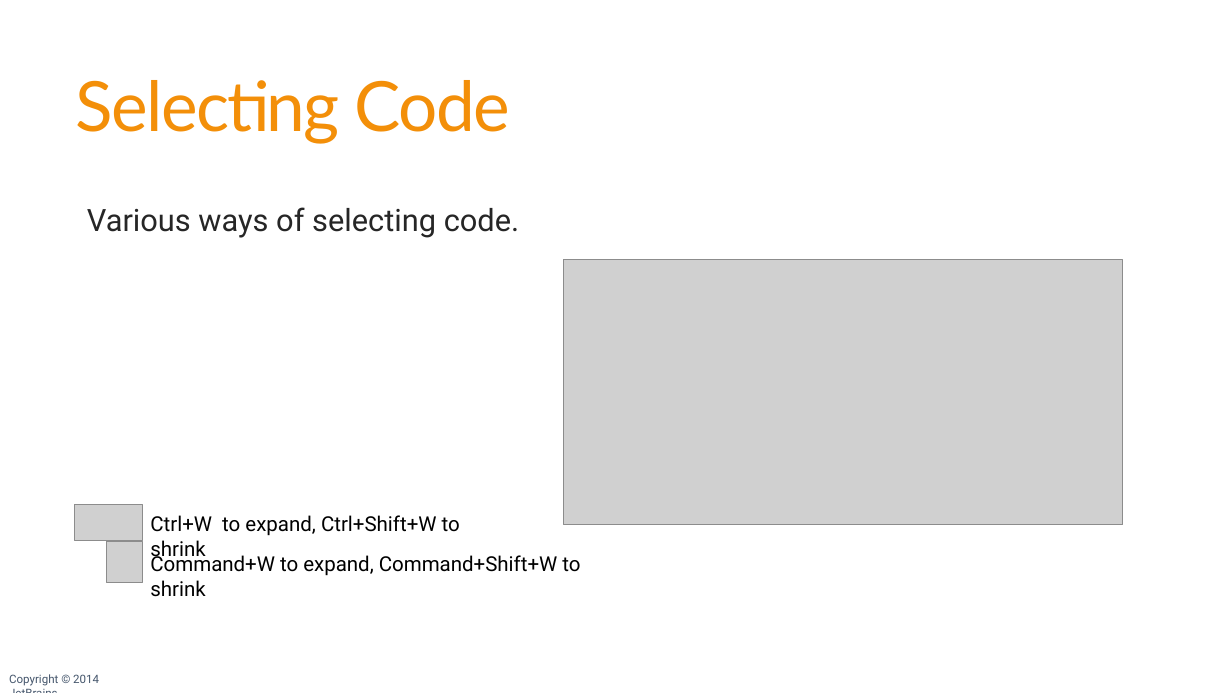
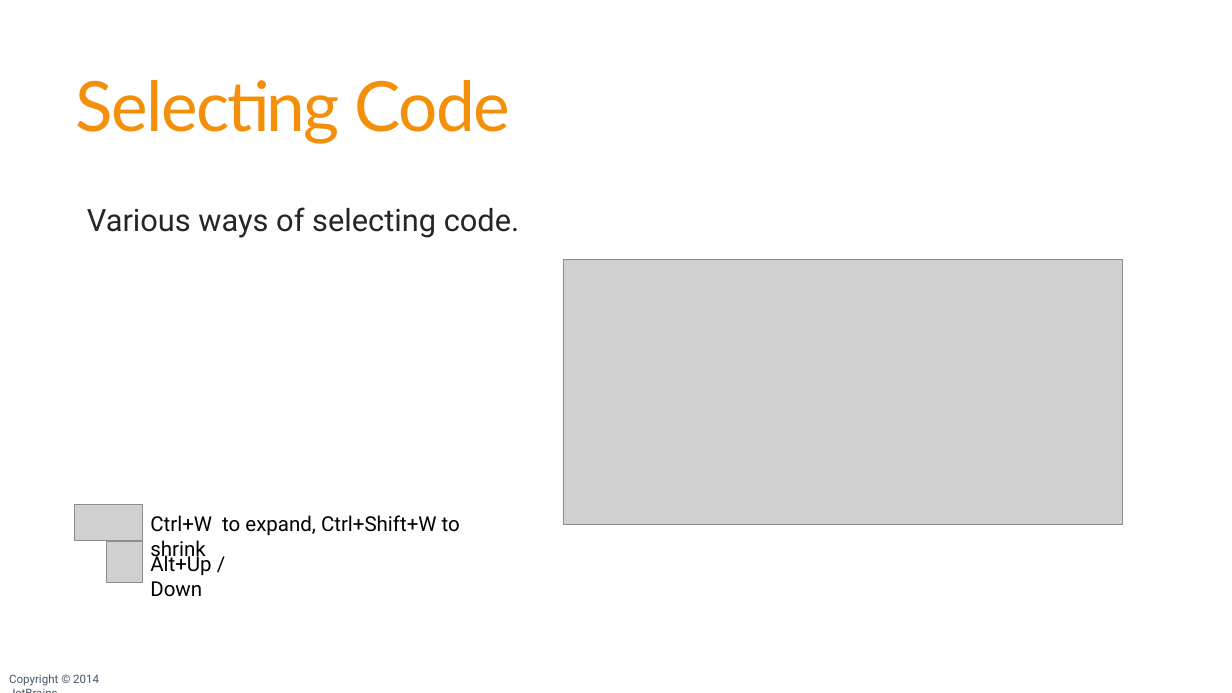
Before and after one commit to JetBrains/phpstorm-workshop, a slide deck: slide 36 of PhpStorm Workshop.pptx. Drawn at 1232x693 pixels with LibreOffice and Linux fonts; fonts in the diff are those of the drawing; grey boxes stand for pictures; background and template pictures are left out. Boxes give left, top, right and bottom in pixels: in the first picture for what was removed or moved away, otherwise in the second. Text is boxed around its words. In the diff, an @@ line names an element or a change of style, - is before the commit and + after.

```diff
--- a/PhpStorm Workshop.pptx
+++ b/PhpStorm Workshop.pptx
@@ text at [150,552,211,597]: text changed @@
-Command+W to expand, Command+Shift+W to shrink
+Alt+Up / Down
```
Also in this commit, not shown: 3 other slides changed, 1 other file.
